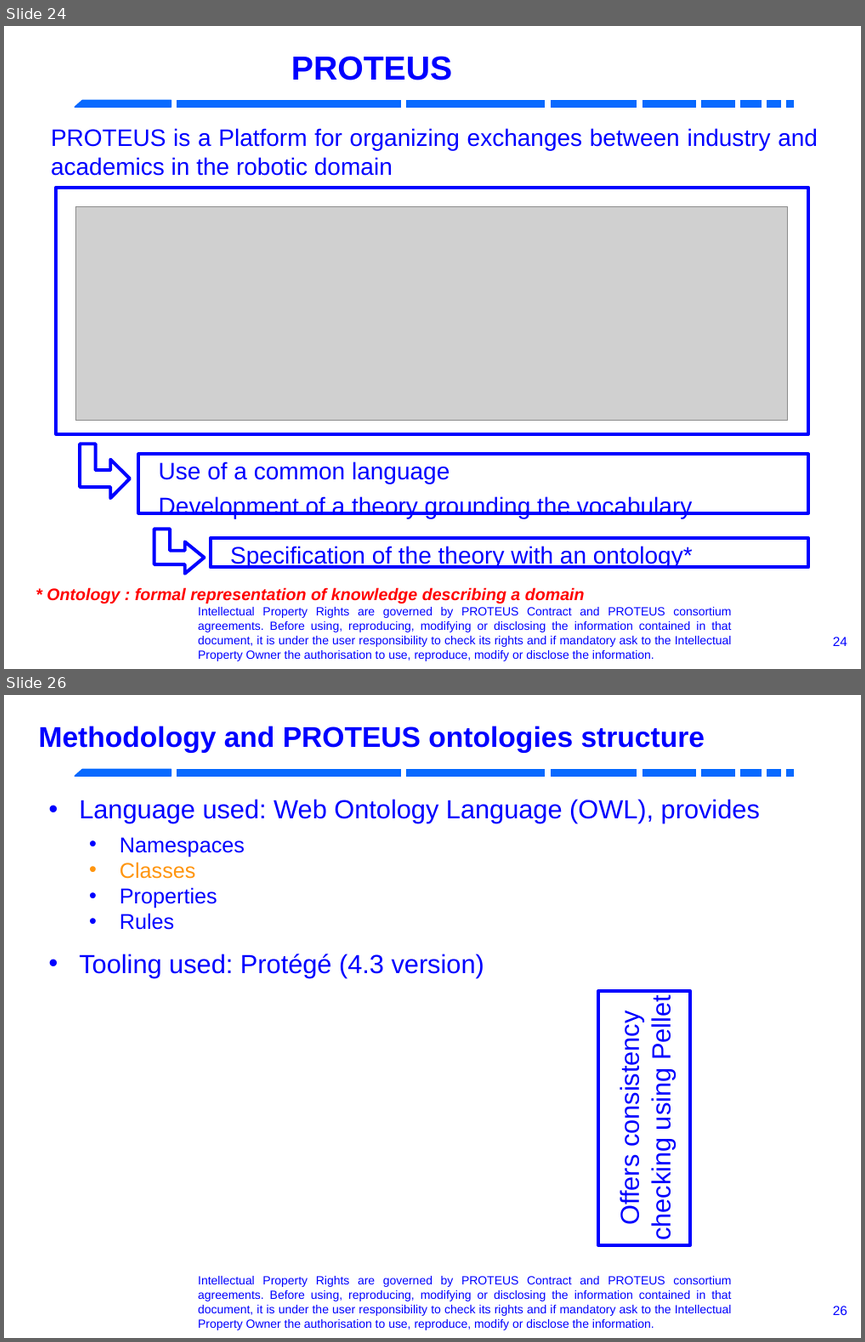
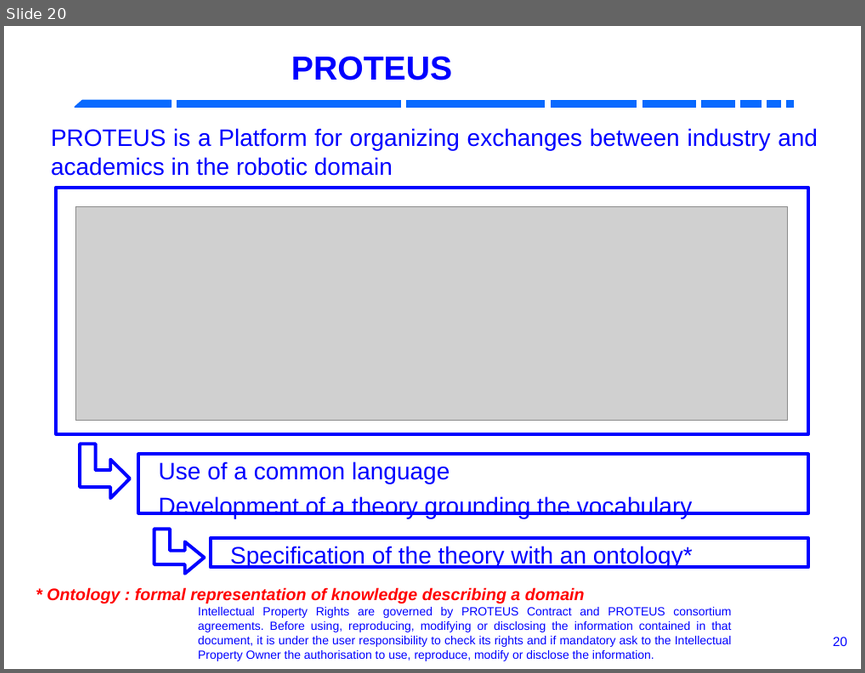
Before and after one commit to RobotML/RobotML, a slide deck: Ontologies/ORA/Meetings/20131103-IROS-Tokyo/R4.1.6-P5.9-ARoboticOntology.odp. Shown one above the other, each under a label of ours: slides 24 and 26 before the commit, slide 20 after it; the slides between them are not shown. The pictures are 865x1342 and 865x673 pixels, drawn with LibreOffice and Linux fonts; fonts in the diff are those of the drawing; grey boxes stand for pictures; background and template pictures are left out. Boxes give left, top, right and bottom in pixels: in the first picture for what was removed or moved away, otherwise in the second. Text is boxed around its words. In the diff, an @@ line names an element or a change of style, - is before the commit and + after.

```diff
--- a/Ontologies/ORA/Meetings/20131103-IROS-Tokyo/R4.1.6-P5.9-ARoboticOntology.odp
+++ b/Ontologies/ORA/Meetings/20131103-IROS-Tokyo/R4.1.6-P5.9-ARoboticOntology.odp
@@ slide 26 removed at bbox=[4, 695, 861, 1338], background #FFFFFF; not listed: 10 template elements that a slide beside it also shows @@
@@ title removed at bbox=[39, 726, 705, 753] @@
-Methodology and PROTEUS ontologies structure
@@ text removed at bbox=[79, 799, 760, 978] @@
-• Language used: Web Ontology Language (OWL), provides
-  • Namespaces
-  • Classes
-  • Properties
-  • Rules
-• Tooling used: Protégé (4.3 version)
@@ rectangle removed at bbox=[599, 991, 690, 1245] @@
-Offers consistency checking using Pellet
@@ page number removed at bbox=[833, 1305, 847, 1315] @@
-26
@@ what was slide 24 is now slide 20 @@
@@ page number at bbox=[833, 636, 847, 646]: text changed @@
-24
+20
```
Also in this commit, not shown: 12 slides changed, 15 slides added, 3 other slides removed.
